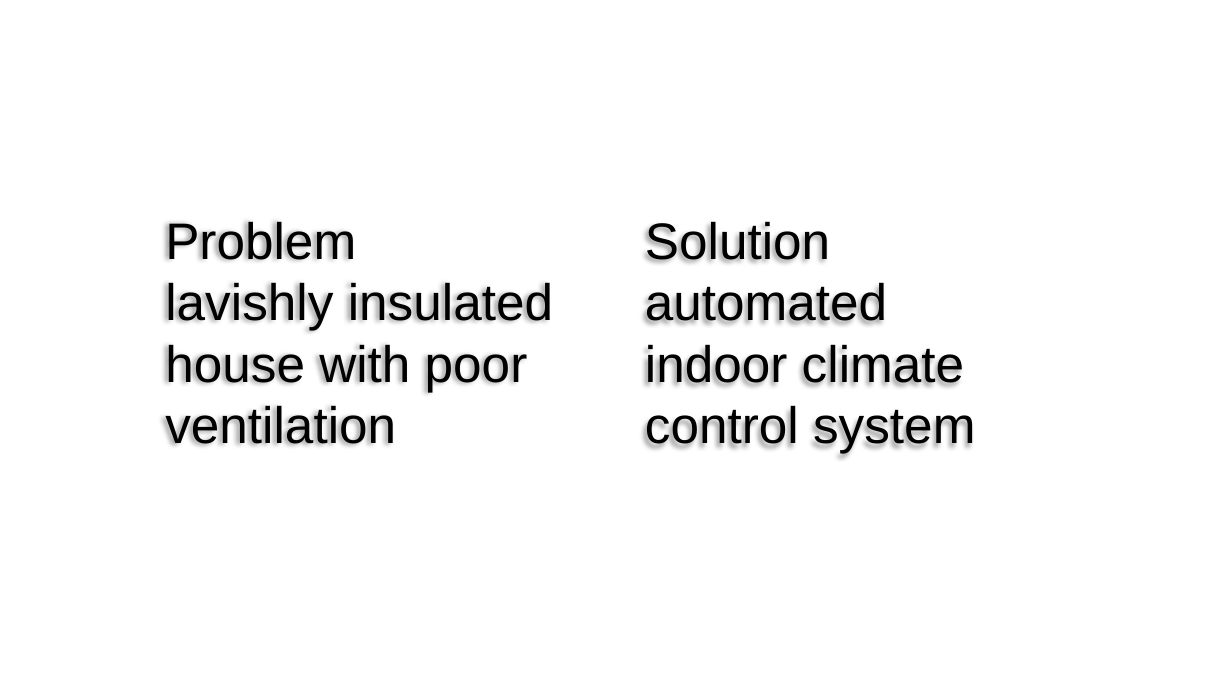
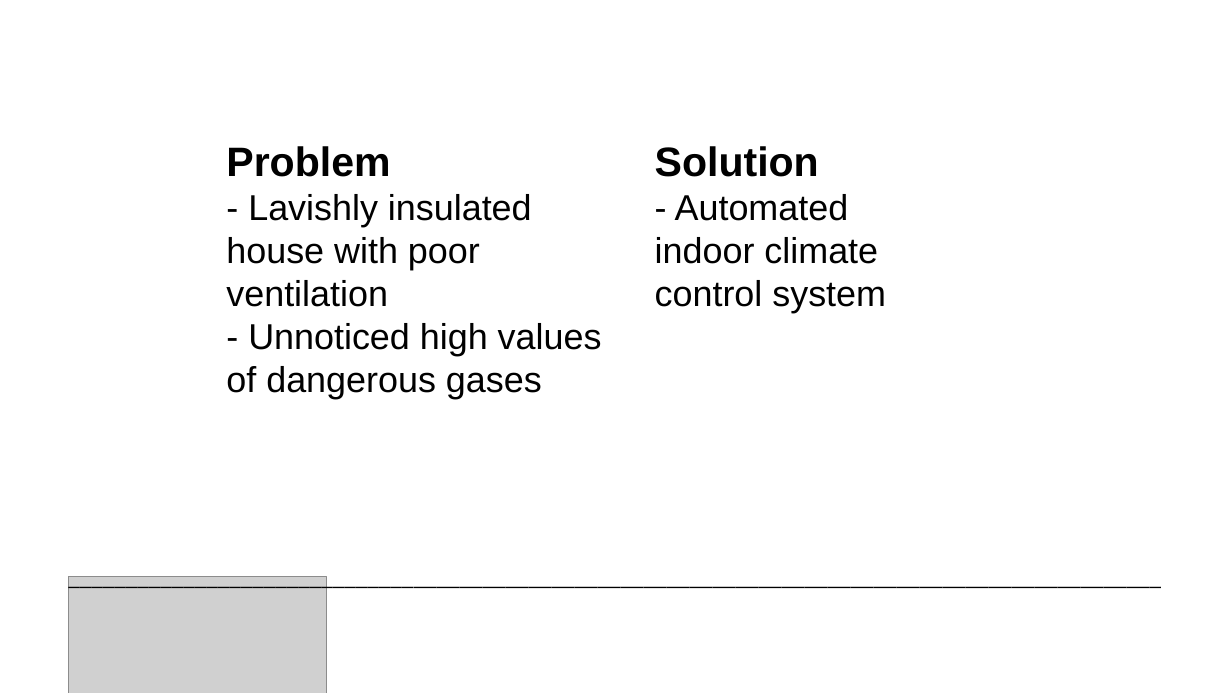
Before and after one commit to ivolvanov/airios-climate-control, a slide deck: slide 3 of docs/SprintDemo/FinalPresentation.pptx (slide 2 before the commit). Drawn at 1232x693 pixels with LibreOffice and Linux fonts; fonts in the diff are those of the drawing; grey boxes stand for pictures; background and template pictures are left out. Boxes give left, top, right and bottom in pixels: in the first picture for what was removed or moved away, otherwise in the second. Text is boxed around its words. In the diff, an @@ line names an element or a change of style, - is before the commit and + after.

Commit message:
Updated slides

```diff
--- a/docs/SprintDemo/FinalPresentation.pptx
+++ b/docs/SprintDemo/FinalPresentation.pptx
@@ text "Problem": place and size @@
-text "Problem" at (165,221,553,444)
+text "Problem" at (226,146,602,399)
@@ text at (226,146,390,177): size 40 to 32 pt, bold on in "Problem" @@
@@ text "Solution": place and size @@
-text "Solution" at (645,222,976,453)
+text "Solution" at (655,146,886,313)
@@ text at (655,146,819,177): size 40 to 32 pt, bold on in "Solution" @@
@@ text at (226,194,602,399): text changed; size 40 to 28 pt @@
-lavishly insulated house with poor ventilation
+- Lavishly insulated
+house with poor
+ventilation
+- Unnoticed high values
+of dangerous gases
@@ text at (655,194,886,313): text changed; size 40 to 28 pt @@
-automated indoor climate control system
+- Automated
+indoor climate
+control system
@@ text added at (59,558,1232,595), 18 pt, text #000000 @@
+_______________________________________________________________________________________________
@@ picture added at (68,577,326,693) @@
```
Also in this commit, not shown: 7 other slides changed, 3 slides added, 2 slides removed.
